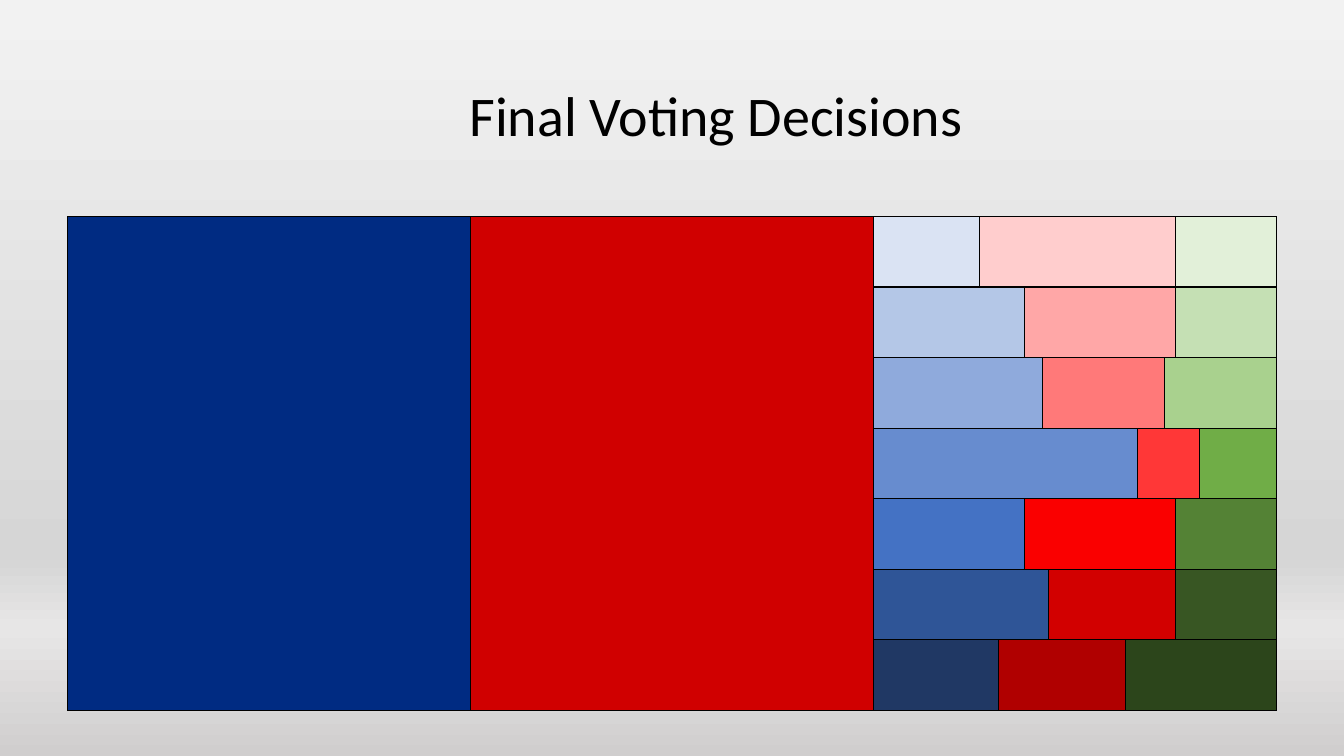
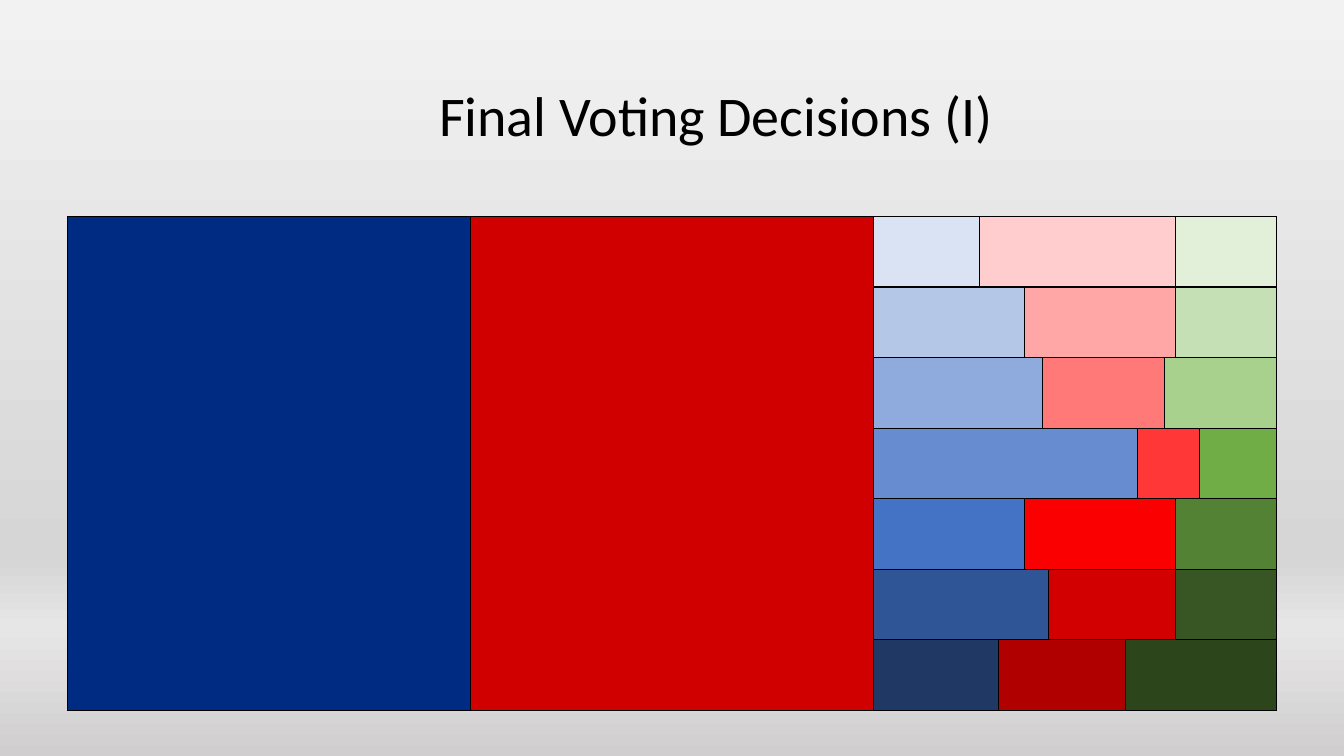
Before and after one commit to blimpich/election_simulator, a slide deck: slide 14 of Final Presentation 2.pptx. Drawn at 1344x756 pixels with LibreOffice and Linux fonts; fonts in the diff are those of the drawing. Boxes give left, top, right and bottom in pixels: in the first picture for what was removed or moved away, otherwise in the second. Text is boxed around its words. In the diff, an @@ line names an element or a change of style, - is before the commit and + after.

```diff
--- a/Final Presentation 2.pptx
+++ b/Final Presentation 2.pptx
@@ text at <box>439,95,992,146</box>: text changed @@
-Final Voting Decisions
+Final Voting Decisions (I)
```
Also in this commit, not shown: 4 other slides changed.
